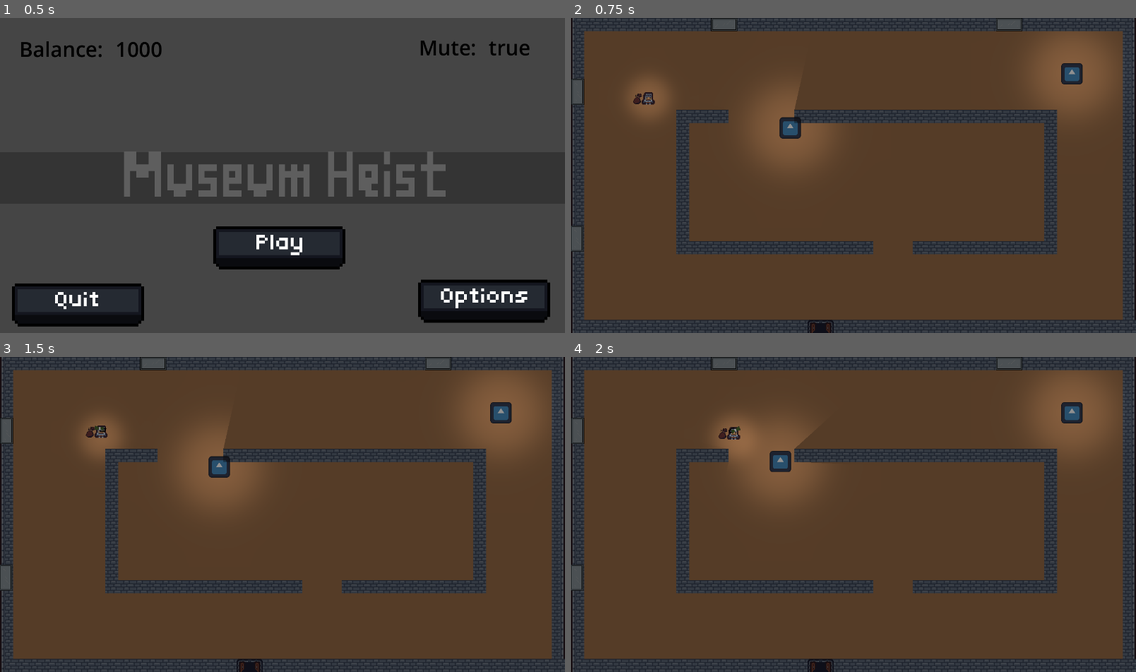
Above: before the commit, frames 1-4 (two rows, left to right).
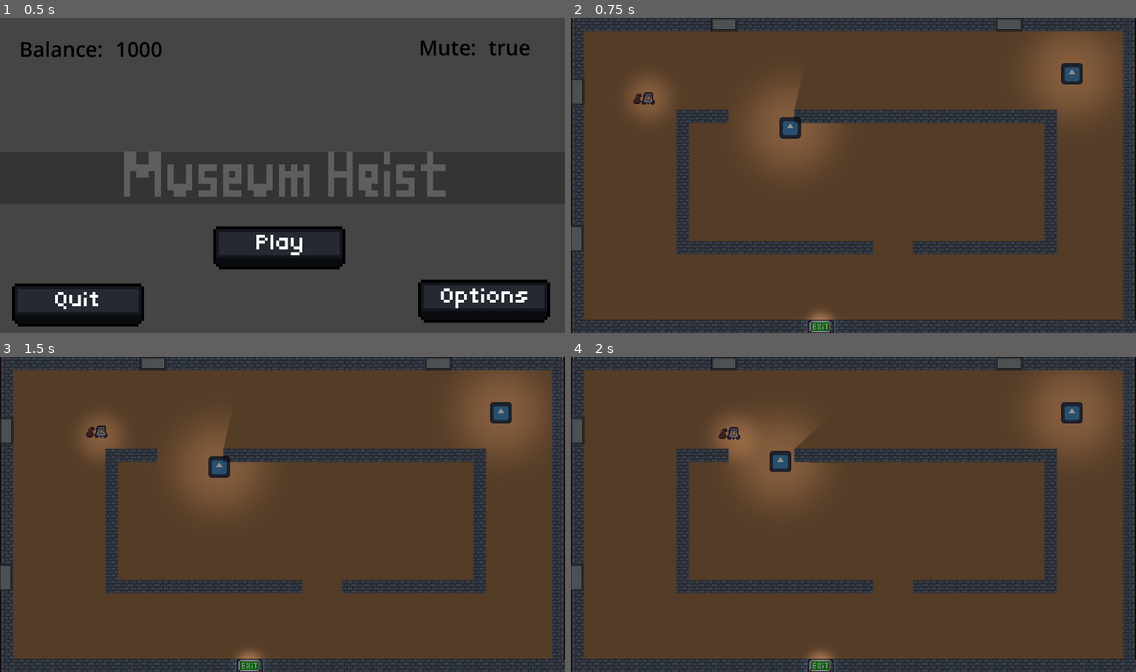
Above: after the commit, the same moments.

Repository: mushroomhater07/sheffjamX
Game: Godot game, scene res://Scenes/control.tscn
Same seed, same stepped clock (60 frames per second), same inputs: the game is played once before the commit and once after it. The engine's default icon, where the game draws it, is replaced by a stand-in: a white triangle on a blue panel in a dark square. Video files are missing from this copy of the repository; at most half a second of black plays in their place.
Inputs (mouse positions are in pixels of both pictures, inside the frame that each line leads up to):
- Up to frame 1 (0.5 s): no input
- Up to frame 2 (0.75 s): click (847, 247) at 0.5 s
- Up to frame 3 (1.5 s): tap Enter (ui_accept) at 1.25 s; hold D (right) from 1.28 s (still down); hold Enter (ui_accept) from 1.28 s (still down)
- Up to frame 4 (2 s): keep holding D (right); keep holding Enter (ui_accept)

Frame 1 is identical in both runs. In frame 2, 0.3% of the frame differs, in the area x 41-47%, y 93-100%; in frame 3, 0.3%, in the area x 16-47%, y 21-100%; in frame 4, 0.3%.

Commit message:
various features

Diff:
--- a/Scenes/ShopGUI/consumable_icon.tscn
+++ b/Scenes/ShopGUI/consumable_icon.tscn
@@ -1,7 +1,6 @@
+[gd_scene load_steps=18 format=3 uid="uid://hi5o6klk4wsb"]
 
-[gd_scene load_steps=16 format=3 uid="uid://hi5o6klk4wsb"]
-
-[ext_resource type="Script" path="res://Scenes/ShopGUI/consumable_icon.gd" id="1_2rmtq"]
+[ext_resource type="Script" path="res://Script/ShopGUI/consumable_icon.gd" id="1_2rmtq"]
 [ext_resource type="Texture2D" uid="uid://durtblpj3hxj3" path="res://Assets/ShopItems/SneakersNotBought.png" id="1_s4i0x"]
 [ext_resource type="Texture2D" uid="uid://dhrxtm2aopgh7" path="res://Assets/ShopItems/HammerNotBought.png" id="2_5han6"]
 [ext_resource type="Texture2D" uid="uid://ombuaiqtatif" path="res://Assets/ShopItems/Sneakers.png" id="2_awhsw"]
@@ -10,7 +9,9 @@
 [ext_resource type="Texture2D" uid="uid://dhy862heejl2r" path="res://Assets/ShopItems/Flashbang.png" id="3_ixgru"]
 [ext_resource type="Texture2D" uid="uid://d3e1mrxjx3ays" path="res://Assets/ShopItems/LightsOutNotBought.png" id="6_mvwn2"]
 [ext_resource type="Texture2D" uid="uid://ddy1y4r2jdpvx" path="res://Assets/ShopItems/LightsOut.png" id="7_hhoit"]
+[ext_resource type="Texture2D" uid="uid://dmvji3tpvlx7l" path="res://Assets/ShopItems/SpeedBoostNotBought.png" id="10_4kuvp"]
 [ext_resource type="PackedScene" uid="uid://dcpx3trhb858g" path="res://Scenes/ShopGUI/select_button.tscn" id="10_6jfeb"]
+[ext_resource type="Texture2D" uid="uid://w31hekvwa5s5" path="res://Assets/ShopItems/SpeedBoost.png" id="11_5xuqy"]
 
 [sub_resource type="LabelSettings" id="LabelSettings_7hrd0"]
 font_color = Color(0, 0, 0, 1)
@@ -60,6 +61,17 @@
 "loop": true,
 "name": &"Sneakers",
 "speed": 5.0
+}, {
+"frames": [{
+"duration": 1.0,
+"texture": ExtResource("10_4kuvp")
+}, {
+"duration": 1.0,
+"texture": ExtResource("11_5xuqy")
+}],
+"loop": true,
+"name": &"SpeedBoost",
+"speed": 5.0
 }]
 
 [sub_resource type="LabelSettings" id="LabelSettings_8s02p"]
@@ -106,7 +118,7 @@
 rotation = 0.349066
 scale = Vector2(3.5, 3.558)
 sprite_frames = SubResource("SpriteFrames_ufx7u")
-animation = &"LightsOut"
+animation = &"SpeedBoost"
 
 [node name="Price" type="Label" parent="."]
 layout_mode = 0
--- a/Scenes/ShopGUI/select_button.tscn
+++ b/Scenes/ShopGUI/select_button.tscn
@@ -1,6 +1,6 @@
 [gd_scene load_steps=6 format=3 uid="uid://dcpx3trhb858g"]
 
-[ext_resource type="Script" path="res://Scenes/ShopGUI/select_button.gd" id="1_e1wwv"]
+[ext_resource type="Script" path="res://Script/ShopGUI/select_button.gd" id="1_e1wwv"]
 [ext_resource type="Texture2D" uid="uid://2emdp2f16a10" path="res://Assets/UI/Select_this_powerup.png" id="1_j7ysj"]
 [ext_resource type="Texture2D" uid="uid://v5mnk2iyag3e" path="res://Assets/UI/Selected.png" id="2_mqfbi"]
 [ext_resource type="Texture2D" uid="uid://behd1psbyacrt" path="res://Assets/UI/empty.png" id="4_6m2kq"]
--- a/Scenes/ShopGUI/shop.tscn
+++ b/Scenes/ShopGUI/shop.tscn
@@ -1,8 +1,6 @@
-
 [gd_scene load_steps=2 format=3 uid="uid://duu6wh3yiak3p"]
 
-[ext_resource type="Script" path="res://Scenes/ShopGUI/shop.gd" id="1_cd0b3"]
-
+[ext_resource type="Script" path="res://Script/ShopGUI/shop.gd" id="1_cd0b3"]
 
 [node name="Shop" type="Control"]
 layout_mode = 3
--- a/Scenes/ShopGUI/shop_inventory.tscn
+++ b/Scenes/ShopGUI/shop_inventory.tscn
@@ -1,7 +1,7 @@
 [gd_scene load_steps=4 format=3 uid="uid://dw8vwdrp7eneo"]
 
-[ext_resource type="Script" path="res://Scenes/ShopGUI/shop_inventory.gd" id="1_ibamx"]
-[ext_resource type="PackedScene" uid="uid://8vhagqqfa0ib" path="res://Scenes/ShopGUI/shop_inventory_consumables.tscn" id="1_jg46d"]
+[ext_resource type="Script" path="res://Script/ShopGUI/shop_inventory.gd" id="1_ibamx"]
+[ext_resource type="PackedScene" uid="uid://dhrx7t4ux7a2g" path="res://Scenes/ShopGUI/shop_inventory_consumables.tscn" id="1_jg46d"]
 
 [sub_resource type="LabelSettings" id="LabelSettings_h1t0o"]
 font_size = 40
--- a/Scenes/ShopGUI/shop_inventory_consumables.tscn
+++ b/Scenes/ShopGUI/shop_inventory_consumables.tscn
@@ -1,9 +1,7 @@
-
 [gd_scene load_steps=3 format=3 uid="uid://dhrx7t4ux7a2g"]
 
-
-[ext_resource type="Script" path="res://Scenes/ShopGUI/shop_inventory_consumables.gd" id="1_tu1iv"]
-[ext_resource type="PackedScene" uid="uid://chntlscrt8jic" path="res://Scenes/ShopGUI/consumable_icon.tscn" id="2_hmgcs"]
+[ext_resource type="Script" path="res://Script/ShopGUI/shop_inventory_consumables.gd" id="1_tu1iv"]
+[ext_resource type="PackedScene" uid="uid://hi5o6klk4wsb" path="res://Scenes/ShopGUI/consumable_icon.tscn" id="2_hmgcs"]
 
 [node name="ShopInventoryConsumables" type="Control"]
 layout_mode = 3
--- a/Scenes/ShopGUI/shop_player_inventory.tscn
+++ b/Scenes/ShopGUI/shop_player_inventory.tscn
@@ -1,6 +1,6 @@
 [gd_scene load_steps=6 format=3 uid="uid://dh727eqmmtnmh"]
 
-[ext_resource type="Script" path="res://Scenes/ShopGUI/shop_player_inventory.gd" id="1_8uk16"]
+[ext_resource type="Script" path="res://Script/ShopGUI/shop_player_inventory.gd" id="1_8uk16"]
 [ext_resource type="PackedScene" uid="uid://dhrx7t4ux7a2g" path="res://Scenes/ShopGUI/shop_inventory_consumables.tscn" id="2_1upbg"]
 [ext_resource type="Texture2D" uid="uid://bj4v8ip78xq5w" path="res://Assets/UI/NewGame.png" id="3_b0bbd"]
 
--- /dev/null
+++ b/Scenes/exit.gd
@@ -0,0 +1,16 @@
+extends Node2D
+
+signal exit_reached
+
+# Called when the node enters the scene tree for the first time.
+func _ready():
+	pass # Replace with function body.
+
+
+# Called every frame. 'delta' is the elapsed time since the previous frame.
+func _process(delta):
+	pass
+
+
+func _on_area_2d_area_entered(area):
+	exit_reached.emit()
--- /dev/null
+++ b/Scenes/exit.tscn
@@ -0,0 +1,29 @@
+[gd_scene load_steps=5 format=3 uid="uid://bec86gd75or6p"]
+
+[ext_resource type="Script" path="res://Scenes/exit.gd" id="1_2jd7s"]
+[ext_resource type="Texture2D" uid="uid://bsvuvc86yuqcb" path="res://Assets/ExitSign.png" id="1_n53c4"]
+[ext_resource type="Texture2D" uid="uid://d4je58vlt02cy" path="res://Assets/light.png" id="2_gg6w3"]
+
+[sub_resource type="RectangleShape2D" id="RectangleShape2D_b3327"]
+size = Vector2(50, 27)
+
+[node name="Exit" type="Node2D"]
+script = ExtResource("1_2jd7s")
+
+[node name="Sprite" type="Sprite2D" parent="."]
+scale = Vector2(3, 3)
+texture = ExtResource("1_n53c4")
+
+[node name="PointLight2D" type="PointLight2D" parent="."]
+position = Vector2(1, -12)
+energy = 0.4
+texture = ExtResource("2_gg6w3")
+texture_scale = 0.3
+
+[node name="Area2D" type="Area2D" parent="."]
+
+[node name="CollisionShape2D" type="CollisionShape2D" parent="Area2D"]
+position = Vector2(0, -11.5)
+shape = SubResource("RectangleShape2D_b3327")
+
+[connection signal="area_entered" from="Area2D" to="." method="_on_area_2d_area_entered"]
--- a/Scenes/museum_game.tscn
+++ b/Scenes/museum_game.tscn
@@ -1,10 +1,11 @@
-[gd_scene load_steps=6 format=3 uid="uid://duh6x1gbmkjqa"]
+[gd_scene load_steps=7 format=3 uid="uid://duh6x1gbmkjqa"]
 
 [ext_resource type="Script" path="res://Script/museum_game.gd" id="1_g5jon"]
 [ext_resource type="PackedScene" uid="uid://ctta1v4gpeus2" path="res://Scenes/player.tscn" id="2_76qo7"]
 [ext_resource type="PackedScene" uid="uid://bewl7m2ieg40r" path="res://Scenes/guard.tscn" id="3_efud8"]
 [ext_resource type="PackedScene" uid="uid://dt2emwiooogb8" path="res://Scenes/museum.tscn" id="5_4a8nu"]
 [ext_resource type="PackedScene" uid="uid://wt68373fb0o2" path="res://Scenes/painting.tscn" id="5_36cay"]
+[ext_resource type="PackedScene" uid="uid://bec86gd75or6p" path="res://Scenes/exit.tscn" id="6_ovkeg"]
 
 [node name="MuseumGame" type="Node2D"]
 script = ExtResource("1_g5jon")
@@ -46,5 +47,8 @@
 [node name="Painting7" parent="Paintings" instance=ExtResource("5_36cay")]
 position = Vector2(693, 107)
 
+[node name="Exit" parent="." instance=ExtResource("6_ovkeg")]
+position = Vector2(607, 764)
+
 [editable path="Player"]
 [editable path="Player/PlayerCharacter/PlayerCamera"]
--- a/Scenes/player.tscn
+++ b/Scenes/player.tscn
@@ -119,5 +119,6 @@
 }
 
 [connection signal="body_entered" from="PlayerCharacter/PlayerSprite/bag" to="PlayerCharacter" method="_on_bag_body_entered"]
+[connection signal="area_shape_entered" from="PlayerCharacter/DetectionHitbox" to="PlayerCharacter" method="_on_detection_hitbox_area_shape_entered"]
 [connection signal="body_entered" from="PlayerCharacter/DetectionHitbox" to="PlayerCharacter" method="_on_detection_hitbox_body_entered"]
 [connection signal="timeout" from="PlayerCharacter/GhostTimer" to="PlayerCharacter" method="_on_ghost_timer_timeout"]
--- a/Scenes/window.tscn
+++ b/Scenes/window.tscn
@@ -1,7 +1,8 @@
-[gd_scene load_steps=4 format=3 uid="uid://bwxt27drd41y6"]
+[gd_scene load_steps=5 format=3 uid="uid://bwxt27drd41y6"]
 
 [ext_resource type="Texture2D" uid="uid://fc006hu0d2kb" path="res://Assets/window.png" id="1_n1wra"]
 [ext_resource type="Script" path="res://Script/window.gd" id="1_v2xog"]
+[ext_resource type="PackedScene" uid="uid://bec86gd75or6p" path="res://Scenes/exit.tscn" id="3_vvrfs"]
 
 [sub_resource type="RectangleShape2D" id="RectangleShape2D_bf6j6"]
 size = Vector2(62, 30)
@@ -18,4 +19,7 @@
 [node name="CollisionShape2D" type="CollisionShape2D" parent="Area2D"]
 shape = SubResource("RectangleShape2D_bf6j6")
 
+[node name="Exit" parent="." instance=ExtResource("3_vvrfs")]
+visible = false
+
 [connection signal="area_entered" from="Area2D" to="." method="_on_area_2d_area_entered"]
--- a/Script/Consumables/ConsumableManager.gd
+++ b/Script/Consumables/ConsumableManager.gd
@@ -1,7 +1,16 @@
 extends Node2D
 
+@onready var player:CharacterBody2D = get_parent()
 
-func _unhandled_input(event):
-	if event.is_action_pressed("ui_accept"):
-		var consumable : Consumable = get_child(0)
-		consumable.use()
+var name_convert:Dictionary =  {"Flashbang":"FlashBang",
+								"LightsOut":"LightsOut",
+								"SpeedBoost":"SpeedBoost",
+								"Hammer":"Wrench",
+								"Sneakers":"SilentShoes"}
+
+func _process(delta):
+	if Input.is_action_just_pressed("ui_accept"):
+		if player.item:
+			var item:String = name_convert[player.item]
+			var consumable : Consumable = player.get_node("ConsumableManager/"+item)
+			consumable.use()
--- a/Script/Consumables/wrench.gd
+++ b/Script/Consumables/wrench.gd
@@ -11,6 +11,7 @@
 	is_used = false
 
 func use():
+	print("using hammer")
 	if is_used:
 		return
 	if use_radius.has_overlapping_areas():
--- a/Scenes/ShopGUI/shop.gd
+++ b/Script/ShopGUI/shop.gd
@@ -41,6 +41,7 @@
 
 func read_gamedata():
 	var datafile = JSON.parse_string(FileAccess.open("res://data/gamedata.json",FileAccess.READ).get_as_text())
+
 	var consumables = datafile["consumable"]
 	for i in range(len(consumables)):
 		var item_dict:Dictionary = consumables[i]
@@ -49,6 +50,21 @@
 				var data_dict = item_dict[key]
 				descriptions[key] = data_dict["descpt"]
 				prices[key] = data_dict["price"]
+
+func store_gamedata():
+	var datafile = JSON.parse_string(FileAccess.open("res://data/gamedata.json",FileAccess.READ).get_as_text())
+	var consumables:Array = datafile["consumable"]
+	for i in range(len(consumables)):
+		var item_dict:Dictionary = consumables[i]
+		for key in item_dict:
+			if key in current_shop_items:
+				var data_dict = item_dict[key]
+				data_dict["descpt"] = descriptions[key]
+				data_dict["price"] = prices[key]
+				consumables[i] = data_dict
+
+
+	datafile["consumable"] = consumables
 
 func read_playerdata():
 	var datafile = JSON.parse_string(FileAccess.open("res://data/userdata.json",FileAccess.READ).get_as_text())
@@ -79,6 +95,9 @@
 	if prices[item_name] > money:
 		print("cant afford!")
 		return
+	if player_inventory[item_name]>0:
+		print("already owned!")
+		return
 
 	money -= prices[item_name]
 	update_money()
@@ -87,7 +106,7 @@
 	shop_page.get_node("ShopInventoryConsumables").get_node(item_name).sold()
 
 	player_inventory[item_name] += 1
-	player_page.get_node("ShopInventoryConsumables").update_sprites(player_inventory)
+	player_page.get_node("ShopInventoryConsumables").update_sprites(player_inventory, true)
 	player_page.get_node("ShopInventoryConsumables").update_select_buttons(selected_item)
 
 
@@ -106,3 +125,4 @@
 	var museum_game = load("res://Scenes/museum_game.tscn").instantiate()
 	get_parent().add_child(museum_game)
 	queue_free()
+	museum_game.get_node("Player/PlayerCharacter").init(selected_item)
--- a/Scenes/ShopGUI/shop_inventory_consumables.gd
+++ b/Script/ShopGUI/shop_inventory_consumables.gd
@@ -14,7 +14,7 @@
 	pass
 
 func init_all(shop_items, price_dict, count_dict, description_dict, select_buttons):
-	update_sprites(count_dict)
+	update_sprites(count_dict, select_buttons)
 	for key in shop_items:
 		var item_name:String = key
 		var node = get_node(NodePath(item_name))
@@ -36,18 +36,22 @@
 	shop_item_pressed.emit(item_name)
 
 
-func update_sprites(inventory):
-	for key in inventory:
+func update_sprites(inventory, player_inv):
+	for key in inventory.keys():
 		var node:Control = get_node(key)
 		var sprite:AnimatedSprite2D = node.get_node("Sprite")
 		sprite.animation = key
-		if inventory[key] == 0:
-			sprite.frame = 0
+		if inventory[key] == 0  and not player_inv:
+			print("sold", key)
+			sprite.frame = 1
+			node.get_node("SoldLabel").set_visible(true)
 		else:
-			sprite.frame = 1
+			if inventory[key] == 0:
+				sprite.frame = 0
+			else:
+				sprite.frame = 1
 
 func update_select_buttons(selected, ignore_all=false):
-	print("updating: "+str(selected))
 	for item in shop.current_shop_items:
 		var button_node:Control = get_node(item+"/SelectButton")
 		if ignore_all:
--- a/Script/game_over.gd
+++ b/Script/game_over.gd
@@ -1,7 +1,19 @@
 extends Node
 
 
+func init(victory):
+	if victory:
+		$Label.text = "You escaped!"
+
+func _process(delta):
+	if Input.is_action_just_pressed("ui_accept"):
+		var shop = load("res://Scenes/ShopGUI/shop.tscn").instantiate()
+		get_parent().add_child(shop)
+		queue_free()
+
 func _unhandled_input(event):
-	if event.is_action_pressed("ui_accept"):
-		var shop = load("res://Scenes/ShopGUI/shop.tscn").instantiate()
-		add_child(shop)
+	pass
+	#if event.is_action_pressed("ui_accept"):
+		#var shop = load("res://Scenes/ShopGUI/shop.tscn").instantiate()
+		#print("unhandled input")
+		#add_child(shop)
--- a/Script/museum_game.gd
+++ b/Script/museum_game.gd
@@ -1,12 +1,18 @@
 extends Node2D
+
+signal exit_reached
 
 @onready var player : Node2D = $Player/PlayerCharacter
 # Called when the node enters the scene tree for the first time.
 func _ready():
-	pass
-	#$Guard/patrol.init(player)
-
+	$Exit.exit_reached.connect(on_exit_reached)
+	for window in $Museum/Windows.get_children():
+		window.exit_reached.connect(on_exit_reached)
 
 # Called every frame. 'delta' is the elapsed time since the previous frame.
 func _process(delta):
 	pass
+
+
+func on_exit_reached():
+	player.game_over(true)
--- a/Script/painting.gd
+++ b/Script/painting.gd
@@ -33,7 +33,7 @@
 
 func _on_area_2d_area_entered(area):
 
-	var player : Player = area.get_parent()
+	var player = area.get_parent()
 	player.max_speed *= 0.9
 	clampf(player.max_speed, 125, 300)
 	player.bag_size += 0.2
--- a/Script/player.gd
+++ b/Script/player.gd
@@ -16,6 +16,8 @@
 # Consumable related variables
 var sneaking : bool
 signal stopped_sneaking
+
+var item:String
 
 # Called when the node enters the scene tree for the first time.
 func _ready():
@@ -67,8 +69,13 @@
 
 	move_and_slide()
 
+func init(selected_item):
+	if not selected_item:
+		selected_item = ""
+	item = selected_item
+
 func _on_detection_hitbox_body_entered(_body):
-	get_tree().change_scene_to_file("res://Scenes/game_over.tscn")
+	game_over(false)
 
 func _on_ghost_timer_timeout():
 	var afterimage = preload("res://Scenes/after_image.tscn").instantiate()
@@ -79,4 +86,11 @@
 
 
 func _on_bag_body_entered(body):
-	get_tree().change_scene_to_file("res://Scenes/game_over.tscn")
+	game_over(false)
+
+func game_over(victory):
+	var game_over_node = load("res://Scenes/game_over.tscn").instantiate()
+	game_over_node.init(victory)
+	var control_node = get_node("/root")
+	control_node.add_child(game_over_node)
+	control_node.get_node("MuseumGame").queue_free()
--- a/Script/window.gd
+++ b/Script/window.gd
@@ -1,5 +1,7 @@
 extends Node2D
 class_name EscapeWindow
+
+signal exit_reached
 
 # Sprite texures
 var broken_texture = preload("res://Assets/broken_window.png")
@@ -8,12 +10,20 @@
 
 var is_broken : bool = false
 
+func _ready():
+	$Exit/Sprite.set_visible(false)
+
 func break_glass():
 	is_broken = true
 	sprite2d.texture = broken_texture
+	$Exit.set_visible(true)
+	$Exit.exit_reached.connect(on_exit_reached)
 
 func _on_area_2d_area_entered(area):
 	if not is_broken:
 		return
 	if(area.get_parent() is Player):
 		get_tree().change_scene_to_file("res://Scenes/control.tscn")
+
+func on_exit_reached():
+	exit_reached.emit()
Binary file added: Assets/ExitSign.png
Not shown, added: Assets/ExitSign.png.import
Binary file added: Assets/ShopItems/SpeedBoost.png
Not shown, added: Assets/ShopItems/SpeedBoost.png.import
Binary file added: Assets/ShopItems/SpeedBoostNotBought.png
Not shown, added: Assets/ShopItems/SpeedBoostNotBought.png.import
Not shown: 1 places in Scenes/Consumables/flash_bang.tscn that only renumber resources
Not shown: 1 places in Scenes/player.tscn that only renumber resources
Renamed: Scenes/ShopGUI/consumable_icon.gd -> Script/ShopGUI/consumable_icon.gd
Renamed: Scenes/ShopGUI/select_button.gd -> Script/ShopGUI/select_button.gd
Renamed: Scenes/ShopGUI/shop_inventory.gd -> Script/ShopGUI/shop_inventory.gd
Renamed: Scenes/ShopGUI/shop_player_inventory.gd -> Script/ShopGUI/shop_player_inventory.gd
